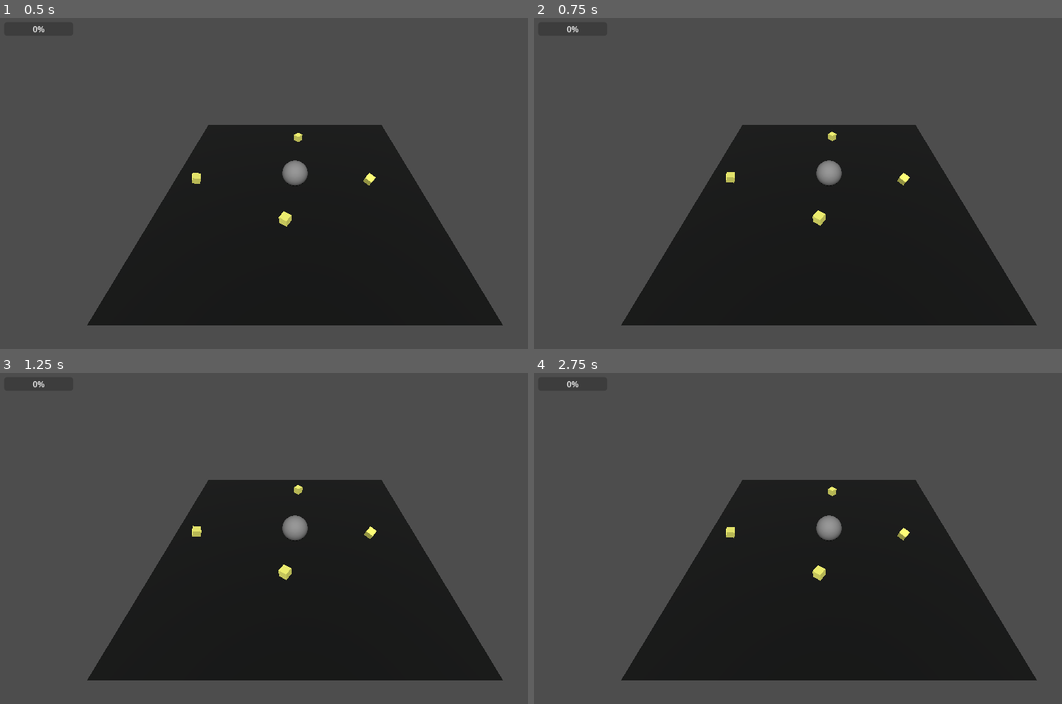
Above: before the commit, frames 1-4 (two rows, left to right).
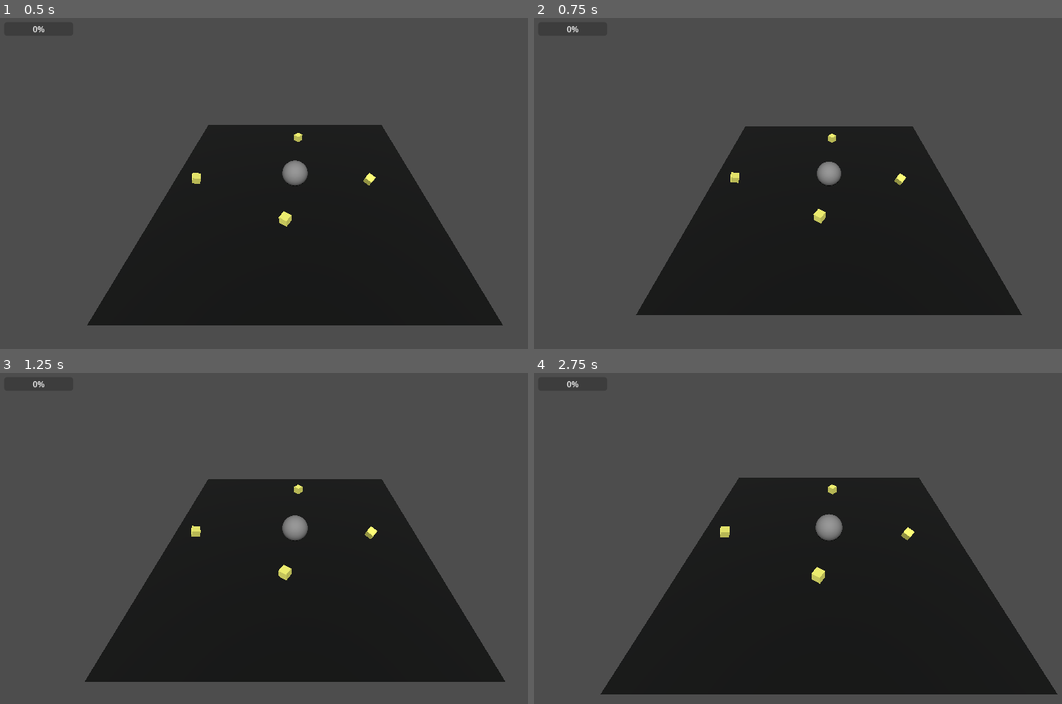
Above: after the commit, the same moments.

Repository: motionnblur/3d-prototype-godot
Game: Godot game, scene res://scenes/node_3d.tscn
Two runs of this game, one before a commit and one after it. Both use one fixed random seed, a clock stepped at 60 frames per second and the inputs below. The project has no main scene, so this scene is started directly.
Inputs (mouse positions are in pixels of both pictures, inside the frame that each line leads up to):
- Up to frame 1 (0.5 s): no input
- Up to frame 2 (0.75 s): move the mouse to (956, 166) at 0.52 s; hold Mouse wheel down (Wheel_Down, bound only after the commit) from 0.53 s (still down)
- Up to frame 3 (1.25 s): keep holding Mouse wheel down (Wheel_Down, bound only after the commit); tap Mouse wheel up (Wheel_Up, bound only after the commit) at 0.8 s
- Up to frame 4 (2.75 s): move the mouse to (713, 555) at 1.27 s; release Mouse wheel down (Wheel_Down, bound only after the commit) at 1.28 s; tap Mouse wheel up (Wheel_Up, bound only after the commit) at 1.35, 2.3 s; tap Mouse wheel down (Wheel_Down, bound only after the commit) at 1.55 s; move the mouse to (887, 465) at 2.02 s; press the mouse at (887, 465) at 2.03 s

Frame 1 is identical in both runs. In frame 2, 4.1% of the frame differs, in the area x 16-96%, y 32-93%; in frame 3, 0.7%; in frame 4, 6.0%, in the area x 12-100%, y 31-98%.

Commit message:
Add zoom in and out

Diff:
--- a/project.godot
+++ b/project.godot
@@ -50,3 +50,13 @@
 "events": [Object(InputEventMouseButton,"resource_local_to_scene":false,"resource_name":"","device":-1,"window_id":0,"a …(253 unchanged characters)…
 ]
 }
+Wheel_Up={
+"deadzone": 0.5,
+"events": [Object(InputEventMouseButton,"resource_local_to_scene":false,"resource_name":"","device":-1,"window_id":0,"alt_pressed":false,"shift_pressed":false,"ctrl_pressed":false,"meta_pressed":false,"button_mask":0,"position":Vector2(0, 0),"global_position":Vector2(0, 0),"factor":1.0,"button_index":4,"canceled":false,"pressed":false,"double_click":false,"script":null)
+]
+}
+Wheel_Down={
+"deadzone": 0.5,
+"events": [Object(InputEventMouseButton,"resource_local_to_scene":false,"resource_name":"","device":-1,"window_id":0,"alt_pressed":false,"shift_pressed":false,"ctrl_pressed":false,"meta_pressed":false,"button_mask":0,"position":Vector2(0, 0),"global_position":Vector2(0, 0),"factor":1.0,"button_index":5,"canceled":false,"pressed":false,"double_click":false,"script":null)
+]
+}
--- a/scenes/node_3d.tscn
+++ b/scenes/node_3d.tscn
@@ -42,6 +42,7 @@
 speed = 0.0
 
 [node name="Terrain" parent="." instance=ExtResource("2_5305b")]
+unique_name_in_owner = true
 
 [node name="DirectionalLight3D" type="DirectionalLight3D" parent="."]
 transform = Transform3D(1, -0.000536813, -5.83798e-05, 0.000358725, 0.579674, 0.814849, -0.0004036, -0.814849, 0.579674, 0, 3.26846, 0)
--- a/scripts/sphere.gd
+++ b/scripts/sphere.gd
@@ -8,11 +8,39 @@
 var currentPosIndis = 0;
 var lock1: bool = false;
 var mouse_pos: Vector2
+var zoomAmount: float = 0.6
+var zoomable: bool = false;
+var _gotoPos: Vector3 = Vector3.ZERO
+var camFirstPos: Vector3 = Vector3.ZERO
+
+
+func _ready() -> void:
+	camFirstPos = %Camera3D.transform.origin
 
 func _input(event: InputEvent) -> void:
 	mouse_pos = event.position
 	if event.is_action_pressed("Left_Click"):
 		leftPressed = true
+	elif event.is_action_pressed("Wheel_Up"):
+		zoomable = true
+
+		zoomAmount = 0.6
+		var zoomDirection: Vector3 = (%Terrain.transform.origin - %Camera3D.transform.origin).normalized()
+
+		var dist = %Camera3D.transform.origin.distance_to(%Terrain.transform.origin)
+		if dist > 5:
+			_gotoPos = %Camera3D.transform.origin + zoomDirection * zoomAmount
+		#_gotoPos = clamp(_gotoPos, %Camera3D.transform.origin + zoomDirection * 3.5, %Camera3D.transform.origin + zoomDirection * -3.5)
+	elif event.is_action_pressed("Wheel_Down"):
+		zoomable = true
+
+		zoomAmount = -0.6
+		var zoomDirection: Vector3 = (%Terrain.transform.origin - %Camera3D.transform.origin).normalized()
+
+		var dist = %Camera3D.transform.origin.distance_to(%Terrain.transform.origin)
+		if dist < 10:
+			_gotoPos = %Camera3D.transform.origin + zoomDirection * zoomAmount
+		#_gotoPos = clamp(_gotoPos, %Camera3D.transform.origin + zoomDirection * 3.5, %Camera3D.transform.origin + zoomDirection * -1.5)
 
 func _process(delta: float) -> void:
 	if !collided:
@@ -41,7 +69,7 @@
 
 	if currentPosIndis < gotoPos.size() && currentPosIndis != gotoPos.size():
 		if gotoPos[currentPosIndis] != Vector3.ZERO && gotoPos[currentPosIndis] != transform.origin:
-			transform.origin = transform.origin.move_toward(gotoPos[currentPosIndis], delta*2)
+			transform.origin = transform.origin.move_toward(gotoPos[currentPosIndis], delta * 2)
 		else:
 			if currentPosIndis <= gotoPos.size():
 				currentPosIndis += 1
@@ -49,6 +77,11 @@
 					gotoPos.clear()
 					currentPosIndis = 0
 
+	if zoomable:
+		if %Camera3D.transform.origin != _gotoPos:
+			%Camera3D.transform.origin = %Camera3D.transform.origin.move_toward(_gotoPos, delta * 2)
+		else:
+			zoomable = false
 
 
 
